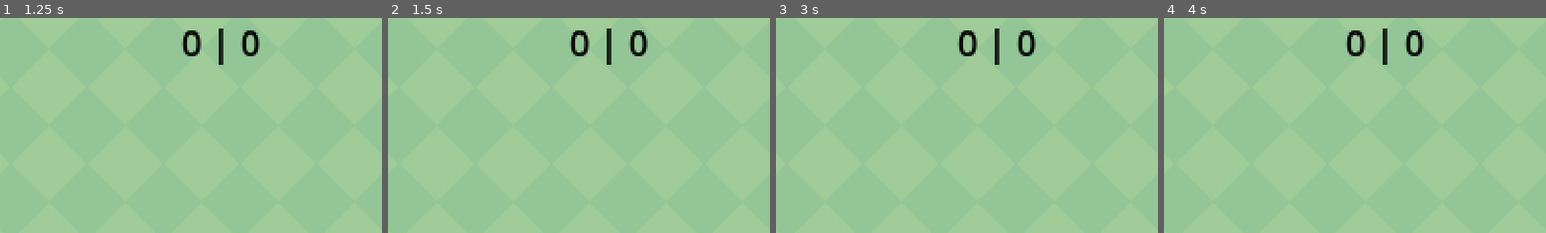
Above: before the commit, frames 1-4 (left to right).
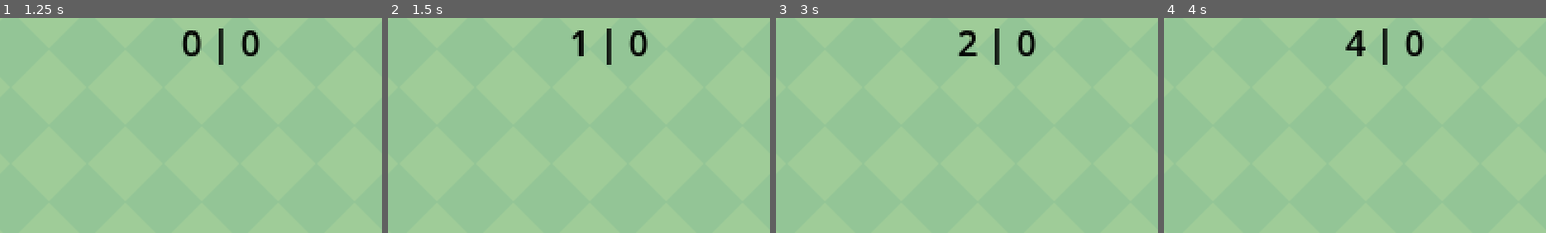
Above: after the commit, the same moments.

Repository: gubadam/godot-pong
Game: Godot game, scene res://main.tscn
Two runs of this game, one before a commit and one after it. Both use one fixed random seed, a clock stepped at 60 frames per second and the inputs below.
Inputs:
- Up to frame 1 (1.25 s): no input
- Up to frame 2 (1.5 s): no input
- Up to frame 3 (3 s): no input
- Up to frame 4 (4 s): no input
The pictures show only the part of the screen within x 20-70%, y 0-50%; the shares and areas given below are measured in that part.

Frame 1 is identical in both runs. In frame 2, 0.5% of the frame differs, in the area x 47-53%, y 5-18%; in frame 3, 0.3%; in frame 4, 0.4%.

Commit message:
add one score - right

Diff:
--- a/scoreLabel.gd
+++ b/scoreLabel.gd
@@ -21,4 +21,4 @@
 
 func _on_area_2d_body_entered(body):
 	print(body.name == "Ball")
-	pass # Replace with function body.
+	_on_p1_score()
